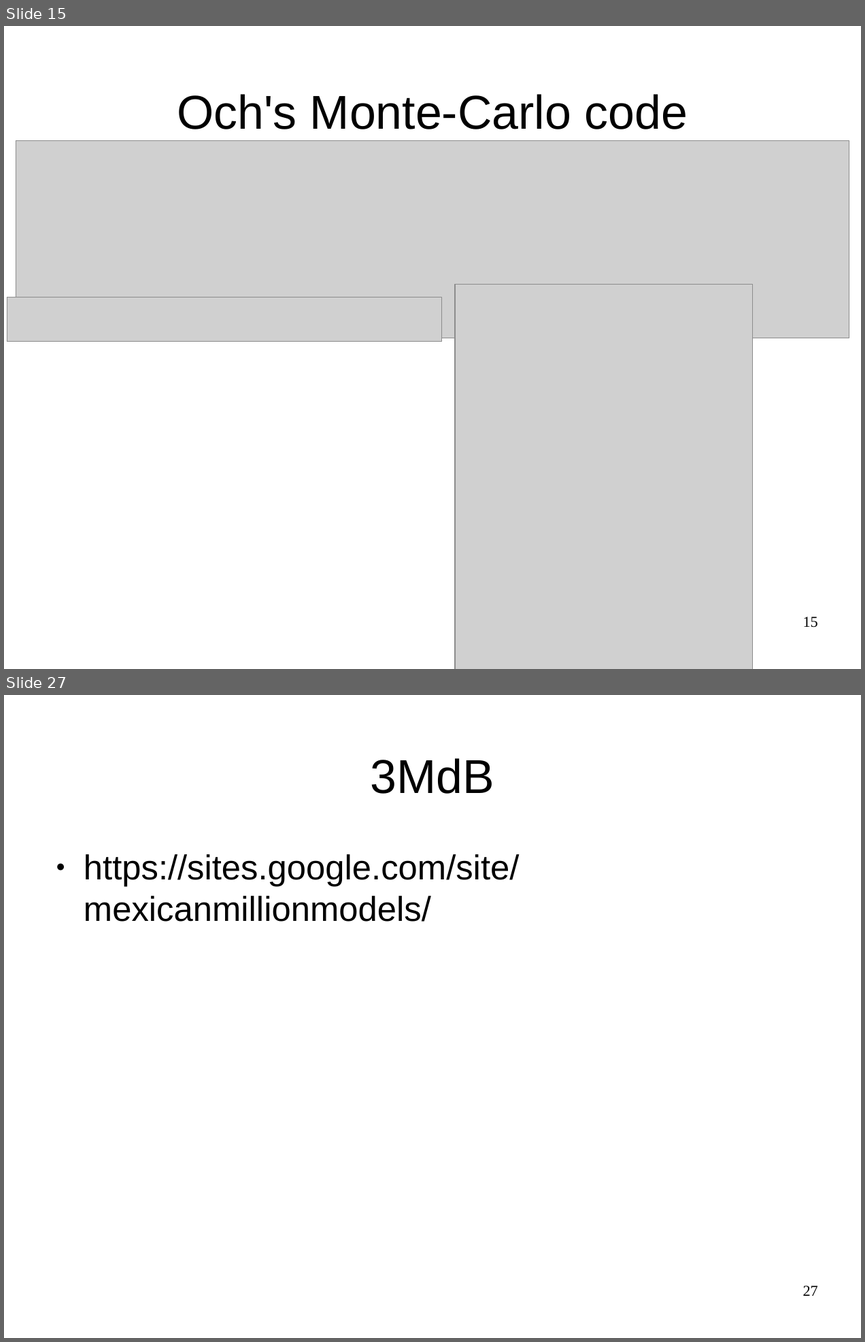
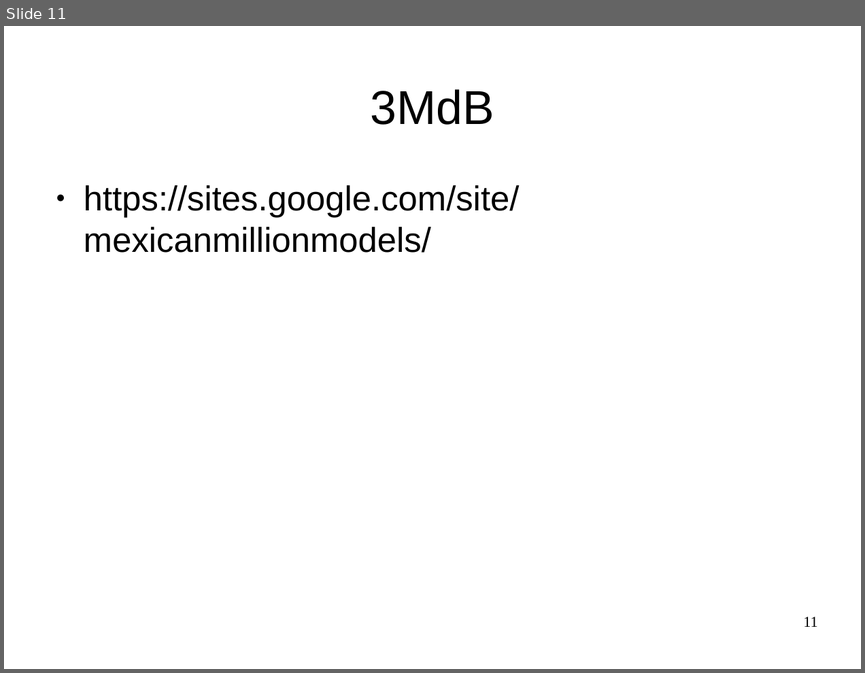
Before and after one commit to Morisset/Cloudy_Summer_School, a slide deck: pyCloudy.odp. Shown one above the other, each under a label of ours: slides 15 and 27 before the commit, slide 11 after it; the slides between them are not shown. The pictures are 865x1342 and 865x673 pixels, drawn with LibreOffice and Linux fonts; fonts in the diff are those of the drawing; grey boxes stand for pictures. Boxes give left, top, right and bottom in pixels: in the first picture for what was removed or moved away, otherwise in the second. Text is boxed around its words. In the diff, an @@ line names an element or a change of style, - is before the commit and + after.

```diff
--- a/pyCloudy.odp
+++ b/pyCloudy.odp
@@ slide 15 removed at [4,26,861,669], background #FFFFFF @@
@@ text removed at [177,94,687,129] @@
-Och's Monte-Carlo code
@@ picture removed at [16,140,850,337] @@
@@ picture removed at [455,284,753,669] @@
@@ picture removed at [7,297,442,342] @@
@@ page number removed at [803,616,818,627] @@
-15
@@ what was slide 27 is now slide 11 @@
@@ page number at [803,616,817,626]: text changed @@
-27
+11
```
Also in this commit, not shown: 2 slides changed, 15 other slides removed, 2 other files.
